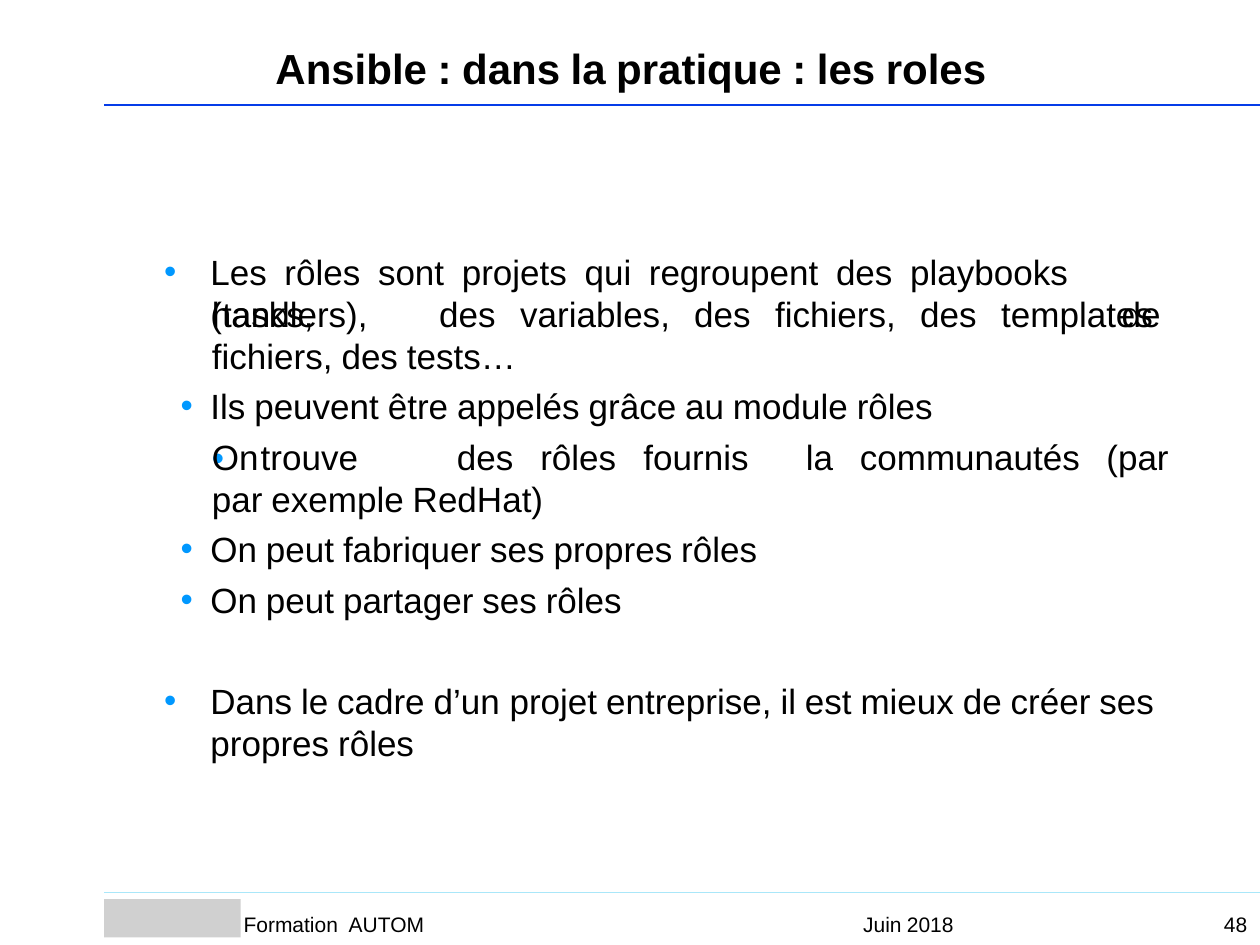
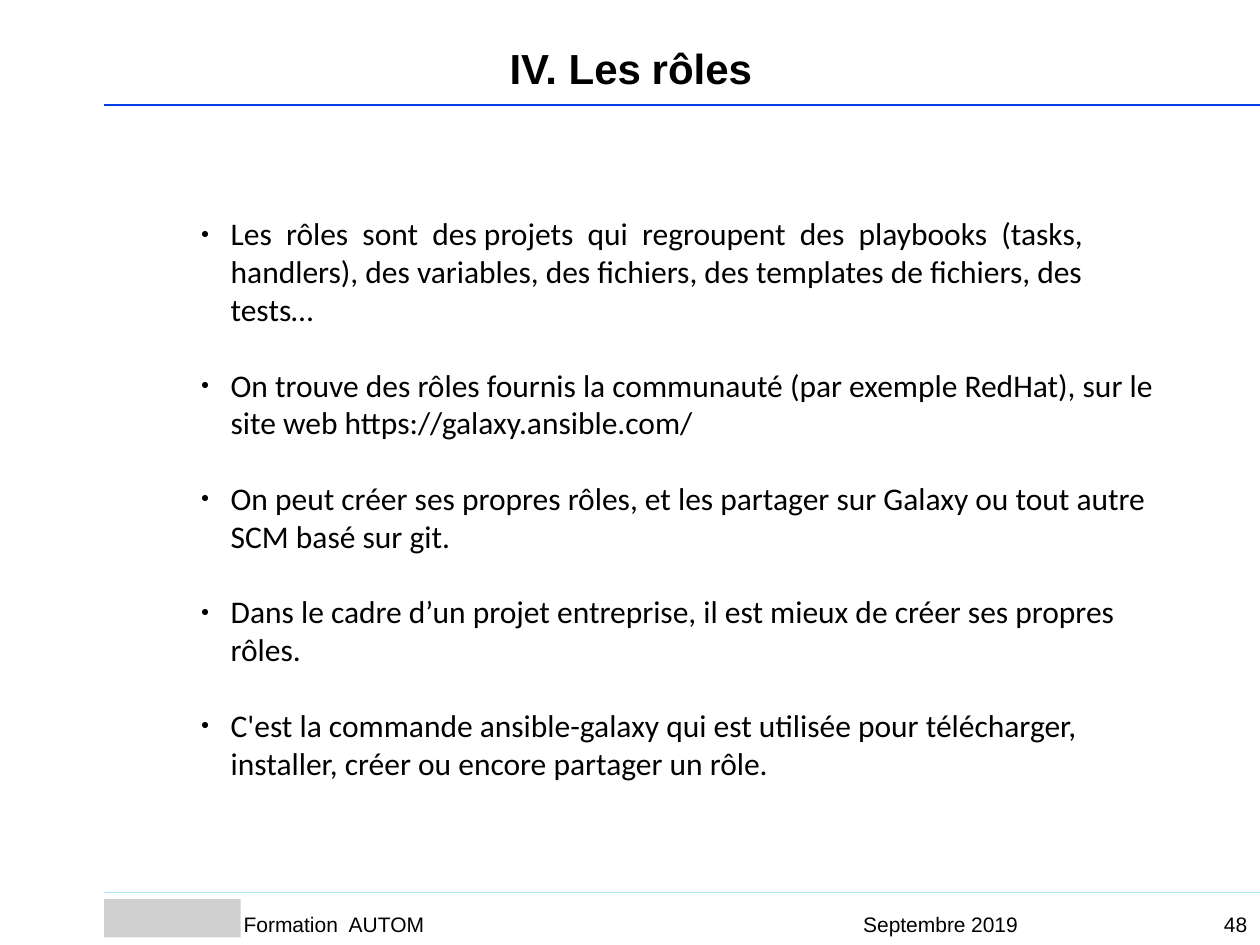
Before and after one commit to Sputnik93/cours_ansible, a slide deck: slide 48 of Ansible_support_cours_AGO.ppt. Drawn at 1260x945 pixels with LibreOffice and Linux fonts; fonts in the diff are those of the drawing; grey boxes stand for pictures; background and template pictures are left out. Boxes give left, top, right and bottom in pixels: in the first picture for what was removed or moved away, otherwise in the second. Text is boxed around its words. In the diff, an @@ line names an element or a change of style, - is before the commit and + after.

```diff
--- a/Ansible_support_cours_AGO.ppt
+++ b/Ansible_support_cours_AGO.ppt
@@ text at [510, 52, 752, 85]: text changed @@
-Ansible : dans la pratique : les roles
+IV. Les rôles
@@ text added at [231, 222, 1153, 781], 18 pt, text #000000 @@
+● Les rôles sont des projets qui regroupent des playbooks (tasks, handlers), des variables, des fichiers, des templates de fichiers, des tests…
+● On trouve des rôles fournis la communauté (par exemple RedHat), sur le site web https://galaxy.ansible.com/
+● On peut créer ses propres rôles, et les partager sur Galaxy ou tout autre SCM basé sur git.
+● Dans le cadre d’un projet entreprise, il est mieux de créer ses propres rôles.
+● C'est la commande ansible-galaxy qui est utilisée pour télécharger, installer, créer ou encore partager un rôle.
@@ text removed at [210, 259, 1068, 334] @@
-• Les rôles sont projets qui regroupent des playbooks (tasks,
@@ text removed at [210, 301, 1161, 426] @@
-handlers), des variables, des fichiers, des templates de fichiers, des tests…
-• Ils peuvent être appelés grâce au module rôles
-•
@@ text removed at [210, 444, 757, 619] @@
-On trouve des rôles fournis par exemple RedHat)
-• On peut fabriquer ses propres rôles
-• On peut partager ses rôles
@@ text removed at [806, 444, 1168, 477] @@
-la communautés (par
@@ text removed at [210, 688, 1153, 762] @@
-• Dans le cadre d’un projet entreprise, il est mieux de créer ses propres rôles
@@ text removed at [863, 916, 954, 933] @@
-Juin 2018
@@ text added at [863, 916, 1018, 936], 12 pt, text #000000 @@
+Septembre 2019
```
Also in this commit, not shown: 13 other slides changed, 5 slides added, 15 slides removed.
